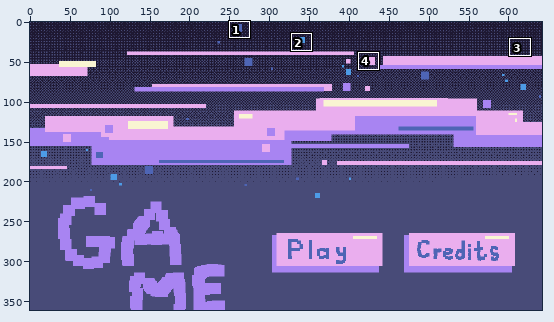
A pixel-art file gets an edit: Concepts/levelconcept.aseprite. The picture above shows the old version from afar; the outline marks the close-up.
Close-up. As it was:
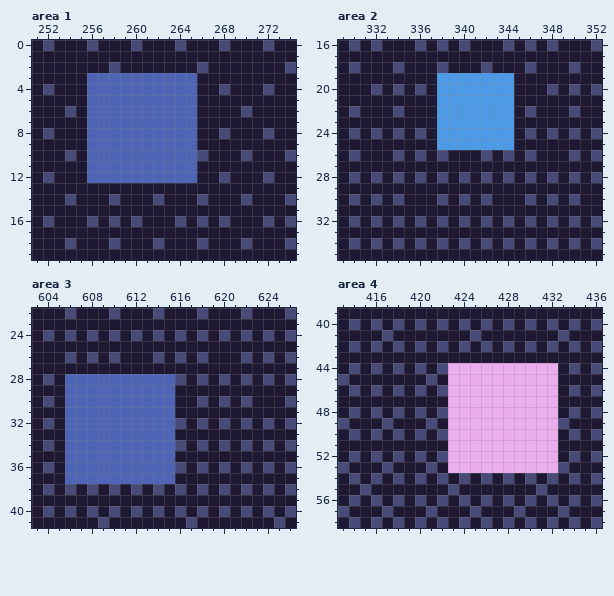
642x361 pixels, 1 frame. Shown: area 1: x 251..274, y 0..19; area 2: x 329..352, y 16..35; area 3: x 603..626, y 22..41; area 4: x 413..436, y 39..58. The commit also changed other parts of the picture, which this record leaves out.
After the commit:
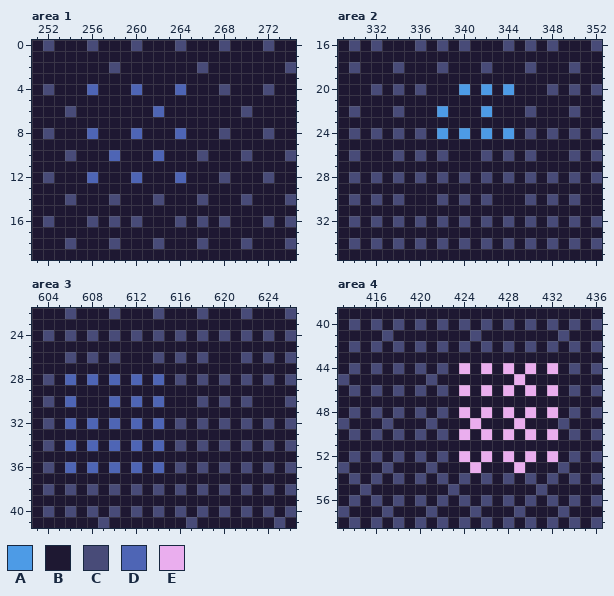
Palette (. is transparent): A #4d9be6  B #1e1832  C #484b78  D #4e65b5  E #eaaeee
The edit:
--- area 1
@@ x 254..267 @@
  2 BBBBCBBBBBBBCB
- 3 BBDDDDDDDDDDBB
- 4 BBDDDDDDDDDDBB
- 5 BBDDDDDDDDDDBB
- 6 CBDDDDDDDDDDBB
- 7 BBDDDDDDDDDDBB
- 8 BBDDDDDDDDDDBB
- 9 BBDDDDDDDDDDBB
-10 CBDDDDDDDDDDCB
-11 BBDDDDDDDDDDBB
-12 BBDDDDDDDDDDBB
+ 3 BBBBBBBBBBBBBB
+ 4 BBDBBBDBBBDBBB
+ 5 BBBBBBBBBBBBBB
+ 6 CBBBBBBBDBBBBB
+ 7 BBBBBBBBBBBBBB
+ 8 BBDBBBDBBBDBBB
+ 9 BBBBBBBBBBBBBB
+10 CBBBDBBBDBBBCB
+11 BBBBBBBBBBBBBB
+12 BBDBBBDBBBDBBB
 13 BBBBBBBBBBBBBB
--- area 2
@@ x 336..346 @@
 18 BBCBBBCBBBC
-19 BBAAAAAAABB
-20 CBAAAAAAABB
-21 BBAAAAAAABB
-22 BBAAAAAAABC
-23 BBAAAAAAABB
-24 CBAAAAAAABC
-25 BBAAAAAAABB
+19 BBBBBBBBBBB
+20 CBBBABABABB
+21 BBBBBBBBBBB
+22 BBABBBABBBC
+23 BBBBBBBBBBB
+24 CBABABABABC
+25 BBBBBBBBBBB
 26 CBCBBBCBCBC
--- area 3
@@ x 604..617 @@
 27 BBBBBBBBBBBBBB
-28 CBDDDDDDDDDDCB
-29 BBDDDDDDDDDDBB
-30 CBDDDDDDDDDDBB
-31 BBDDDDDDDDDDBB
-32 CBDDDDDDDDDDCB
-33 BBDDDDDDDDDDBB
-34 CBDDDDDDDDDDCB
-35 BBDDDDDDDDDDBB
-36 CBDDDDDDDDDDCB
-37 BBDDDDDDDDDDBB
+28 CBDBDBDBDBDBCB
+29 BBBBBBBBBBBBBB
+30 CBDBBBDBDBDBBB
+31 BBBBBBBBBBBBBB
+32 CBDBDBDBDBDBCB
+33 BBBBBBBBBBBBBB
+34 CBDBDBDBDBDBCB
+35 BBBBBBBBBBBBBB
+36 CBDBDBDBDBDBCB
+37 BBBBBBBBBBBBBB
 38 CBCBCBCBCBCBCB
--- area 4
@@ x 421..434 @@
 43 BBBBBBBBBBBBBB
-44 BCEEEEEEEEEEBC
-45 CBEEEEEEEEEEBB
-46 BCEEEEEEEEEEBC
-47 BBEEEEEEEEEEBB
-48 BCEEEEEEEEEEBC
-49 CBEEEEEEEEEECB
-50 BCEEEEEEEEEEBC
-51 BBEEEEEEEEEEBB
-52 BCEEEEEEEEEEBC
-53 CBEEEEEEEEEECB
+44 BCBEBEBEBEBEBC
+45 CBBBBBBBEBBBBB
+46 BCBEBEBEBEBEBC
+47 BBBBBBBBBBBBBB
+48 BCBEBEBEBEBEBC
+49 CBBBEBBBEBBBCB
+50 BCBEBEBEBEBEBC
+51 BBBBBBBBBBBBBB
+52 BCBEBEBEBEBEBC
+53 CBBBEBBBEBBBCB
 54 BCBCBCBCBCBCBC
